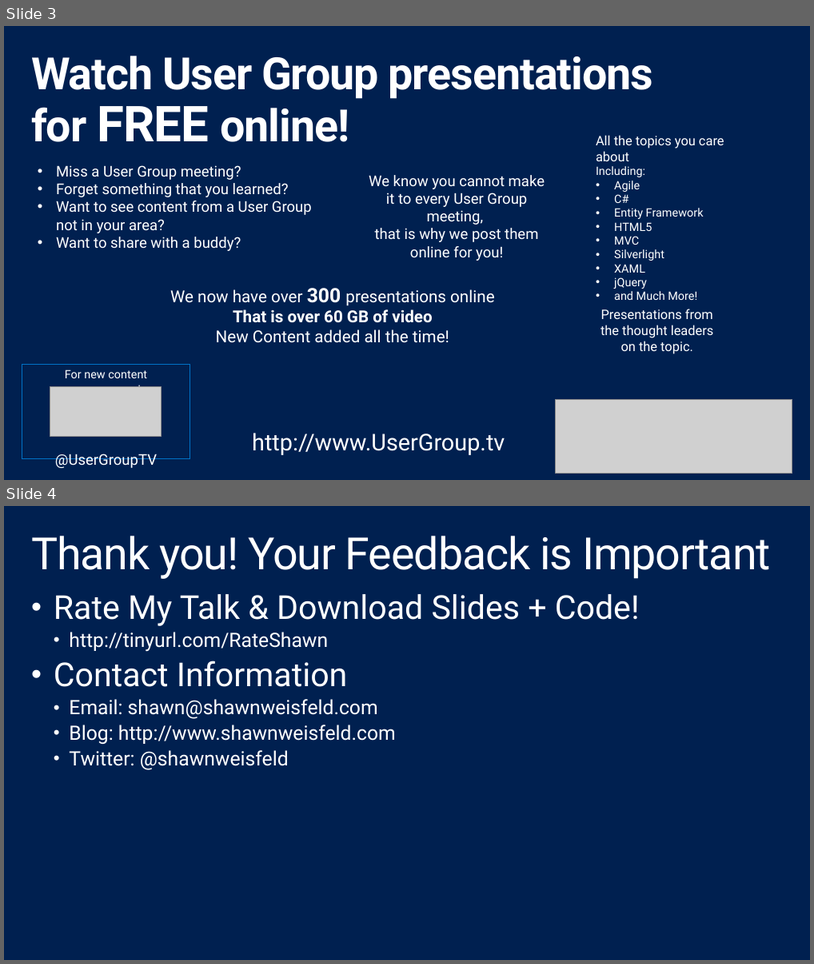
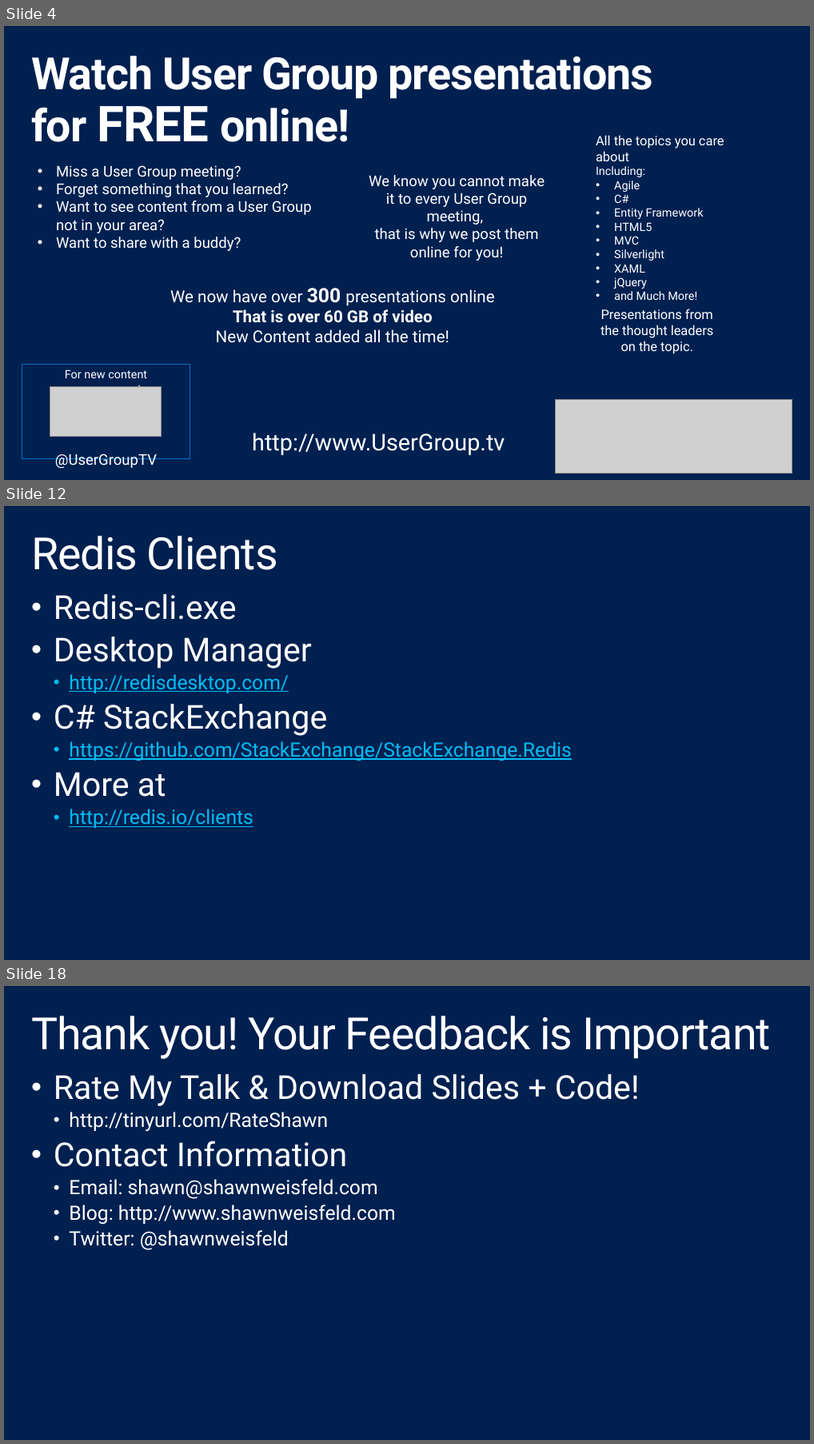
Before and after one commit to shawnweisfeld/20140815_Redis, a slide deck: Redis.pptx. Shown one above the other, each under a label of ours: slides 3 and 4 before the commit, slides 4, 12 and 18 after it; the slides between them are not shown. The pictures are 814x964 and 814x1444 pixels, drawn with LibreOffice and Linux fonts; fonts in the diff are those of the drawing; grey boxes stand for pictures; background and template pictures are left out. Boxes give left, top, right and bottom in pixels: in the first picture for what was removed or moved away, otherwise in the second. Text is boxed around its words. In the diff, an @@ line names an element or a change of style, - is before the commit and + after.

Commit message:
added simple redis examples, updated ppt

```diff
--- a/Redis.pptx
+++ b/Redis.pptx
@@ slide 12 added at bbox=[4, 506, 810, 960], background #002050 @@
@@ title added at bbox=[31, 536, 278, 570], 54 pt, text #FFFFFF @@
+Redis Clients
@@ text added at bbox=[54, 594, 572, 828], 24 pt, text #00BCF2, underline @@
+• Redis-cli.exe
+• Desktop Manager
+  • http://redisdesktop.com/
+• C# StackExchange
+  • https://github.com/StackExchange/StackExchange.Redis
+• More at
+  • http://redis.io/clients
@@ what was slide 3 is now slide 4 @@
@@ what was slide 4 is now slide 18 @@
```
Also in this commit, not shown: 15 other slides added, 6 other files.
